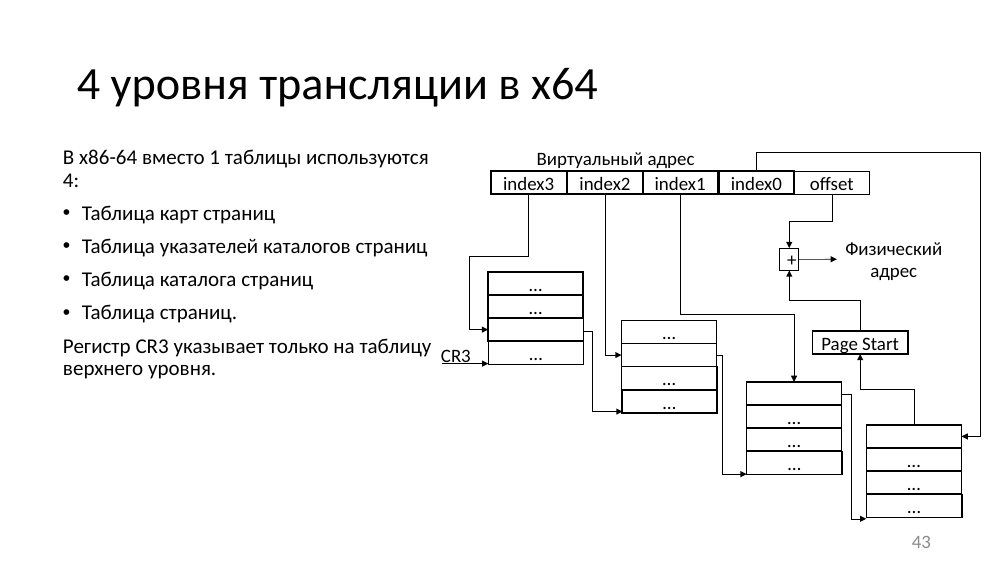
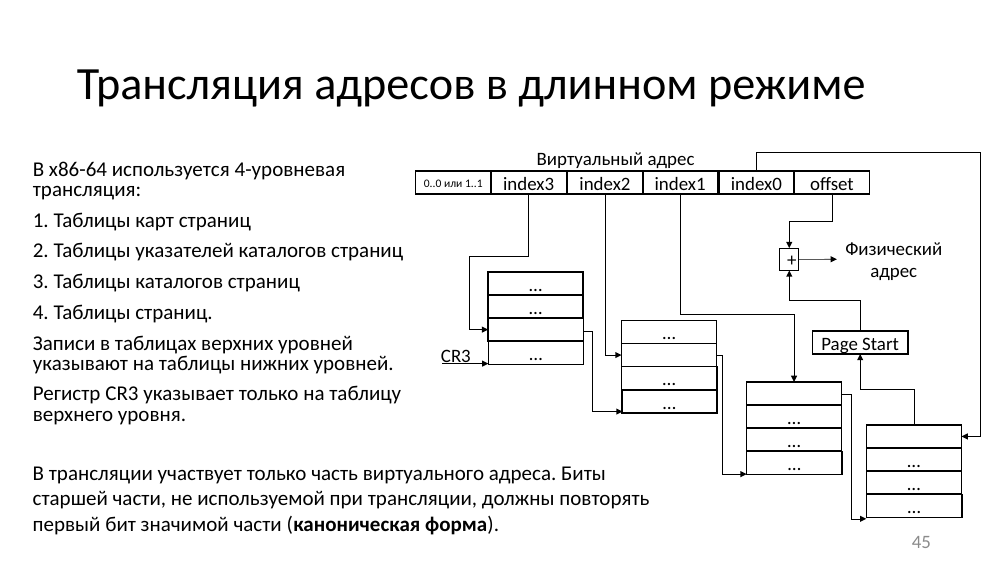
Before and after one commit to itsecd/low-level-programming, a slide deck: slide 45 of Lectures/8.IO_and_execution_modes/Lecture8.pptx (slide 43 before the commit). Drawn at 1008x567 pixels with LibreOffice and Linux fonts; fonts in the diff are those of the drawing. Boxes give left, top, right and bottom in pixels: in the first picture for what was removed or moved away, otherwise in the second. Text is boxed around its words. In the diff, an @@ line names an element or a change of style, - is before the commit and + after.

```diff
--- a/Lectures/8.IO_and_execution_modes/Lecture8.pptx
+++ b/Lectures/8.IO_and_execution_modes/Lecture8.pptx
@@ title at <box>77,69,865,107</box>: text changed @@
-4 уровня трансляции в х64
+Трансляция адресов в длинном режиме
@@ text "В х86-64 используется 4-уровневая трансляция:": place and size @@
-text "В х86-64 используется 4-уровневая трансляция:" at <box>63,149,432,379</box>
+text "В х86-64 используется 4-уровневая трансляция:" at <box>33,161,403,425</box>
@@ text at <box>33,161,403,374</box>: text changed @@
-В х86-64 вместо 1 таблицы используются 4:
-• Таблица карт страниц
-• Таблица указателей каталогов страниц
-• Таблица каталога страниц
-• Таблица страниц.
+В х86-64 используется 4-уровневая трансляция:
+1. Таблицы карт страниц
+2. Таблицы указателей каталогов страниц
+3. Таблицы каталогов страниц
+4. Таблицы страниц.
+Записи в таблицах верхних уровней указывают на таблицы нижних уровней.
@@ rectangle added at <box>416,171,492,194</box>, outline #000000 1.5 pt, 11 pt, text #000000 @@
+0..0 или 1..1
@@ text at <box>33,385,401,425</box>: line spacing 0.9 to 0.8 @@
@@ text added at <box>33,466,649,535</box>, 20 pt, text #000000 @@
+В трансляции участвует только часть виртуального адреса. Биты старшей части, не используемой при трансляции, должны повторять первый бит значимой части (каноническая форма).
@@ page number at <box>912,536,931,548</box>: text changed @@
-43
+45
```
Also in this commit, not shown: 29 other slides changed, 1 slide added, 11 other files.
